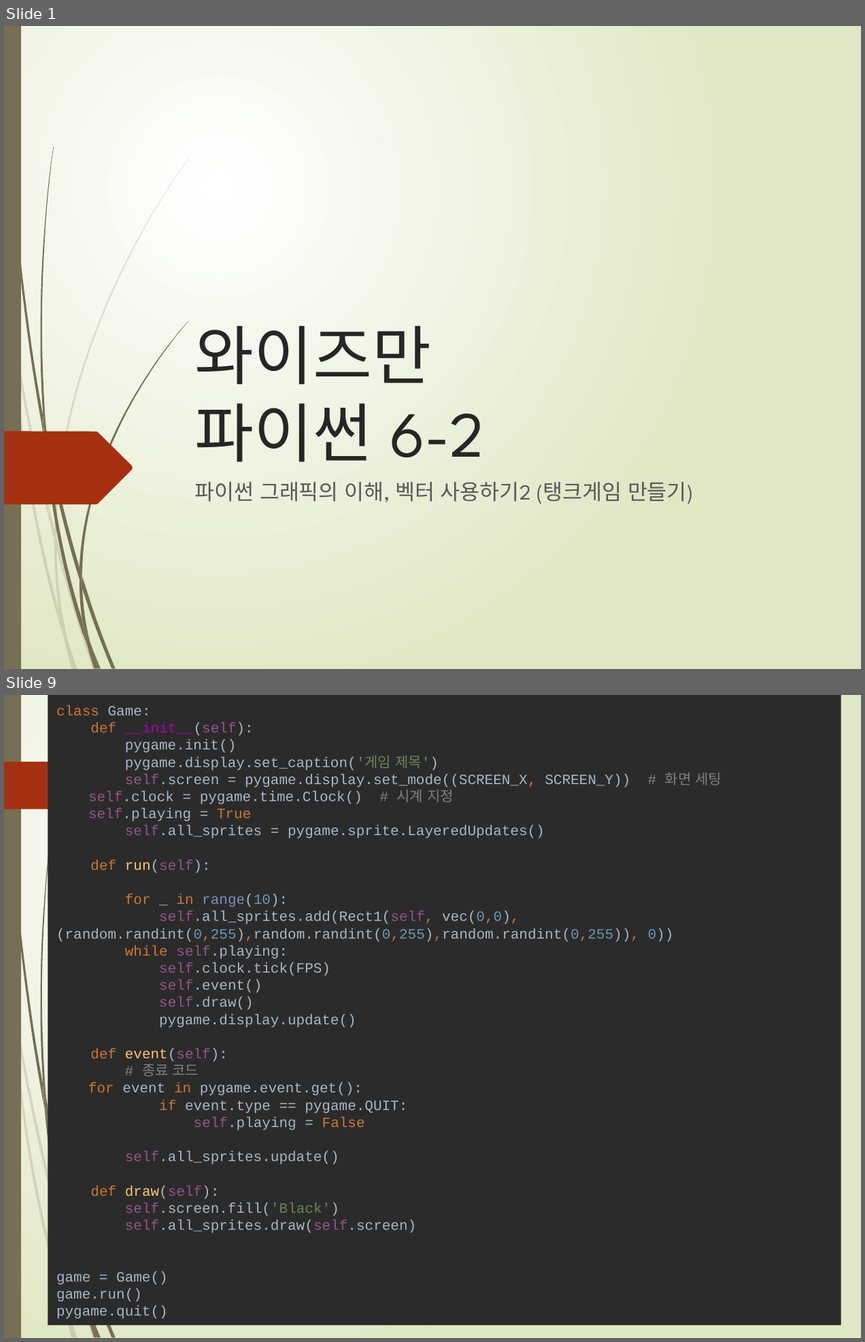
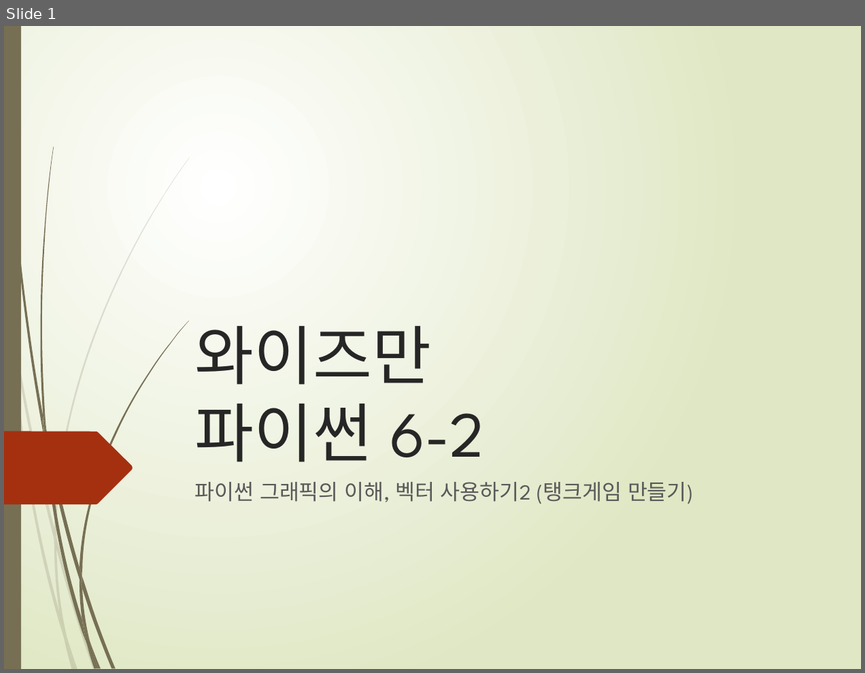
Before and after one commit to freshmea/weizman_python_class, a slide deck: textbook/파이썬6-2교시.pptx. Shown one above the other, each under a label of ours: slides 1 and 9 before the commit, slide 1 after it; the slides between them are not shown. The pictures are 865x1342 and 865x673 pixels, drawn with LibreOffice and Linux fonts; fonts in the diff are those of the drawing. Boxes give left, top, right and bottom in pixels: in the first picture for what was removed or moved away, otherwise in the second. Text is boxed around its words. In the diff, an @@ line names an element or a change of style, - is before the commit and + after.

```diff
--- a/textbook/파이썬6-2교시.pptx
+++ b/textbook/파이썬6-2교시.pptx
@@ slide 9 removed at bbox=[4, 695, 861, 1338], background gradient #FFFFFF to #DFE8C4; not listed: 17 template elements that a slide beside it also shows @@
@@ rectangle removed at bbox=[48, 695, 841, 1325] @@
-class Game:
-def __init__(self):
-pygame.init()
-pygame.display.set_caption('게임 제목')
-self.screen = pygame.display.set_mode((SCREEN_X, SCREEN_Y)) # 화면 세팅
-self.clock = pygame.time.Clock() # 시계 지정
-self.playing = True
-self.all_sprites = pygame.sprite.LayeredUpdates()
-def run(self):
-for _ in range(10):
-self.all_sprites.add(Rect1(self, vec(0,0), (random.randint(0,255),random.randint(0,255),random.randint(0,255)), 0))
-while self.playing:
-self.clock.tick(FPS)
-self.event()
-self.draw()
-pygame.display.update()
-def event(self):
-# 종료 코드
-for event in pygame.event.get():
-if event.type == pygame.QUIT:
-self.playing = False
-self.all_sprites.update()
-def draw(self):
-self.screen.fill('Black')
-self.all_sprites.draw(self.screen)
-game = Game()
-game.run()
-pygame.quit()
@@ freeform shape removed at bbox=[4, 762, 132, 810] @@
```
Also in this commit, not shown: 5 slides changed, 3 slides added, 3 other slides removed, 5 other files.
